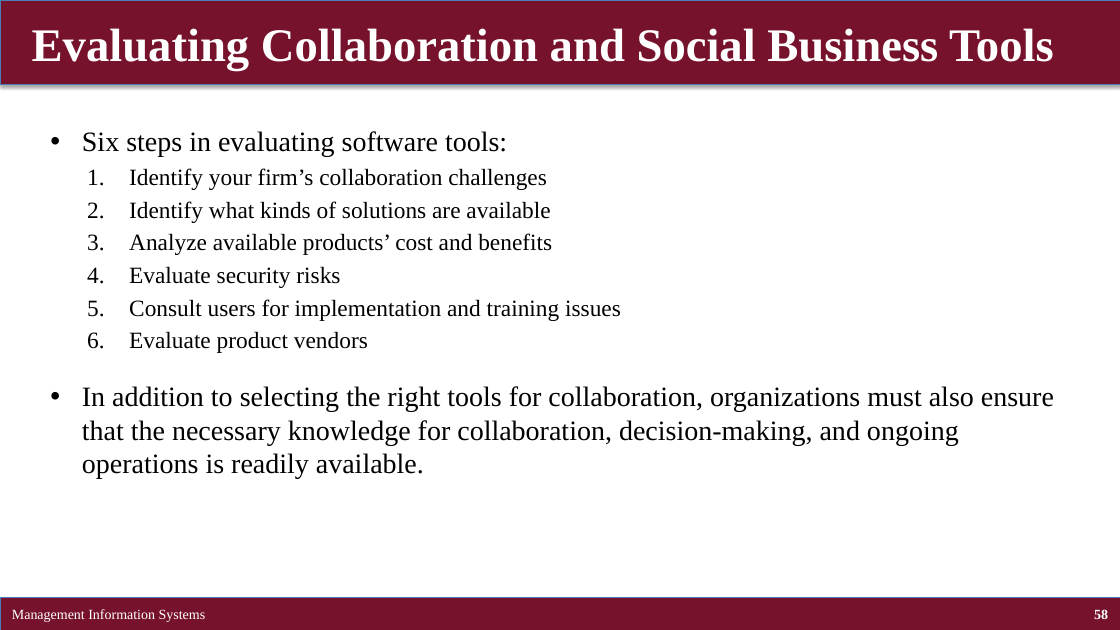
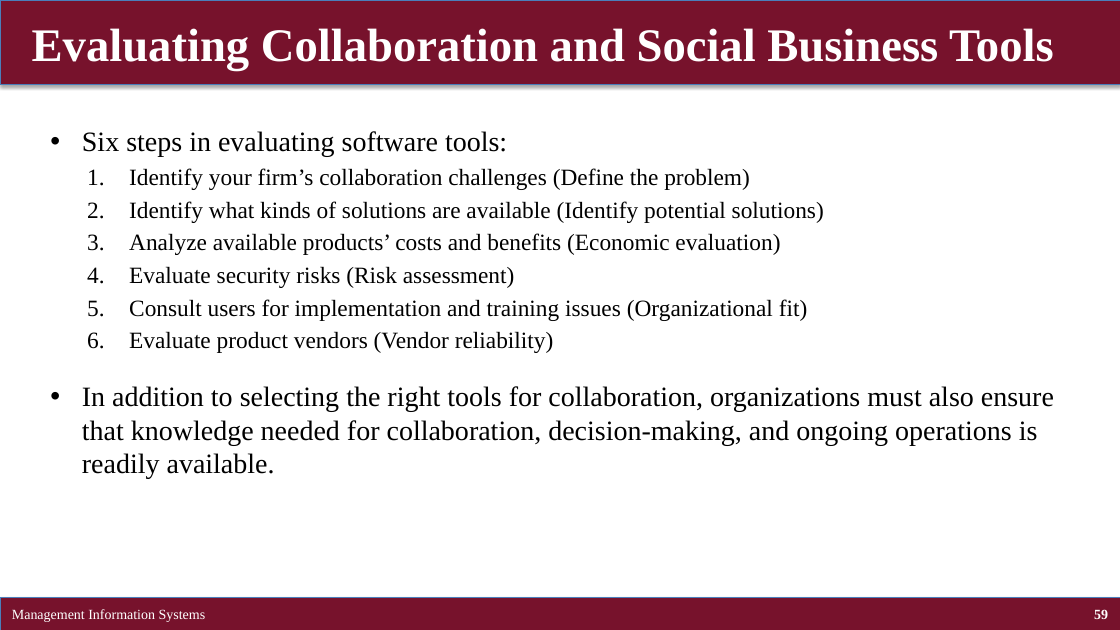
Before and after one commit to brianhwpark/brianhwpark.github.io, a slide deck: slide 59 of files/teaching-resources/concordiacollege-busn-315/busn-315-lecture-note/busn315-ch02.pptx (slide 58 before the commit). Drawn at 1120x630 pixels with LibreOffice and Linux fonts; fonts in the diff are those of the drawing. Boxes give left, top, right and bottom in pixels: in the first picture for what was removed or moved away, otherwise in the second. Text is boxed around its words. In the diff, an @@ line names an element or a change of style, - is before the commit and + after.

```diff
--- a/files/teaching-resources/concordiacollege-busn-315/busn-315-lecture-note/busn315-ch02.pptx
+++ b/files/teaching-resources/concordiacollege-busn-315/busn-315-lecture-note/busn315-ch02.pptx
@@ text at bbox=[82, 168, 1054, 479]: text changed @@
-  1. Identify your firm’s collaboration challenges
-  2. Identify what kinds of solutions are available
-  3. Analyze available products’ cost and benefits
-  4. Evaluate security risks
-  5. Consult users for implementation and training issues
-  6. Evaluate product vendors
-• In addition to selecting the right tools for collaboration, organizations must also ensure that the necessary knowledge for collaboration, decision-making, and ongoing operations is readily available.
+  1. Identify your firm’s collaboration challenges (Define the problem)
+  2. Identify what kinds of solutions are available (Identify potential solutions)
+  3. Analyze available products’ costs and benefits (Economic evaluation)
+  4. Evaluate security risks (Risk assessment)
+  5. Consult users for implementation and training issues (Organizational fit)
+  6. Evaluate product vendors (Vendor reliability)
+• In addition to selecting the right tools for collaboration, organizations must also ensure that knowledge needed for collaboration, decision-making, and ongoing operations is readily available.
@@ page number at bbox=[1094, 610, 1108, 619]: text changed @@
-58
+59
```
Also in this commit, not shown: 40 other slides changed, 6 slides added, 4 slides removed, 9 other files.
